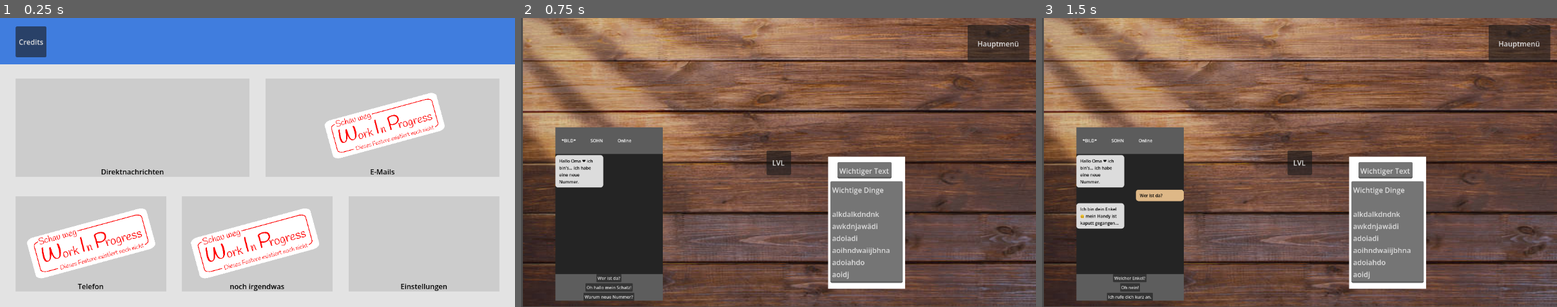
Above: before the commit, frames 1-3 (left to right).
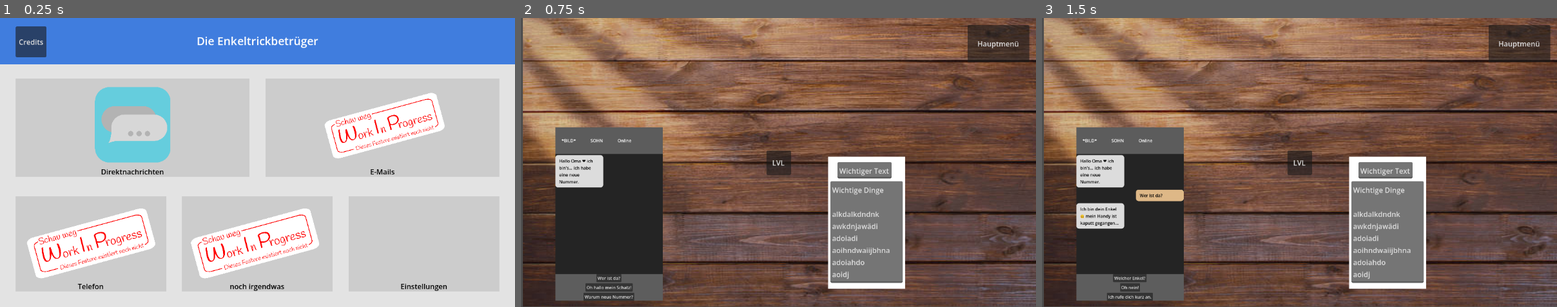
Above: after the commit, the same moments.

Repository: EgmundEGG/Enkeltrickbetr-ger-Spiel
Game: Godot game, scene res://Scenes/MainMenu.tscn
Two runs of this game, one before a commit and one after it. Both use one fixed random seed, a clock stepped at 60 frames per second and the inputs below.
Inputs:
- Up to frame 1 (0.25 s): no input
- Up to frame 2 (0.75 s): click "Direktnachrichten" at 0.5 s
- Up to frame 3 (1.5 s): click "Wer ist da?" at 1.25 s

The runs differ from the first frame. In frame 1, 3.2% of the frame differs, in the area x 18-62%, y 6-51%; in frame 2, nothing differs; in frame 3, nothing differs.

Commit message:
Hinzufügen erstes Icon
Direktnachrichten Icon

Diff:
--- a/enkeltrick-betrug/Scenes/MainMenu.tscn
+++ b/enkeltrick-betrug/Scenes/MainMenu.tscn
@@ -1,6 +1,7 @@
 [gd_scene format=3 uid="uid://c4owf0cu5p2fy"]
 
 [ext_resource type="Script" uid="uid://6leggv6jfhv5" path="res://MainMenu/Scripts/MenuButton.gd" id="1_tt5f1"]
+[ext_resource type="Texture2D" uid="uid://cdks6d51wqouh" path="res://MainMenu/Design/messages.png" id="2_8saeu"]
 [ext_resource type="Texture2D" uid="uid://cji01boiwdh2k" path="res://MainMenu/Design/WIPicon.png" id="2_853f1"]
 
 [sub_resource type="StyleBoxFlat" id="StyleBoxFlat_kjwba"]
@@ -28,13 +29,38 @@
 grow_vertical = 2
 color = Color(0.89, 0.89, 0.89, 1)
 
-[node name="ColorRect" type="ColorRect" parent="." unique_id=1672001294]
+[node name="Topbar" type="ColorRect" parent="." unique_id=1672001294]
 layout_mode = 1
 anchors_preset = 10
 anchor_right = 1.0
 offset_bottom = 104.0
 grow_horizontal = 2
 color = Color(0.25065494, 0.49176848, 0.87110835, 1)
+
+[node name="Credits" type="Button" parent="Topbar" unique_id=1029023818]
+layout_mode = 1
+anchors_preset = -1
+anchor_right = 1.0
+anchor_bottom = 1.0
+offset_left = 35.0
+offset_top = 19.0
+offset_right = -1048.0
+offset_bottom = -16.0
+text = "Credits"
+script = ExtResource("1_tt5f1")
+SceneName = "Credits"
+
+[node name="Title" type="Label" parent="Topbar" unique_id=2126240918]
+layout_mode = 1
+anchors_preset = 15
+anchor_right = 1.0
+anchor_bottom = 1.0
+offset_left = 372.0
+offset_right = -372.0
+theme_override_font_sizes/font_size = 25
+text = "Die Enkeltrickbetrüger"
+horizontal_alignment = 1
+vertical_alignment = 1
 
 [node name="TopLeft" type="Button" parent="." unique_id=970217607]
 layout_mode = 1
@@ -66,6 +92,20 @@
 horizontal_alignment = 1
 vertical_alignment = 2
 
+[node name="MessageIcon" type="TextureRect" parent="TopLeft" unique_id=1105660392]
+layout_mode = 1
+anchors_preset = 15
+anchor_right = 1.0
+anchor_bottom = 1.0
+offset_top = 19.0
+offset_right = 0.5
+offset_bottom = -32.0
+grow_horizontal = 2
+grow_vertical = 2
+texture = ExtResource("2_8saeu")
+expand_mode = 1
+stretch_mode = 5
+
 [node name="TopRight" type="Button" parent="." unique_id=507183231]
 layout_mode = 1
 anchors_preset = -1
@@ -235,16 +275,3 @@
 text = "Einstellungen"
 horizontal_alignment = 1
 vertical_alignment = 2
-
-[node name="Credits" type="Button" parent="." unique_id=1029023818]
-layout_mode = 1
-anchors_preset = -1
-anchor_right = 1.0
-anchor_bottom = 0.16000001
-offset_left = 35.0
-offset_top = 19.0
-offset_right = -1048.0
-offset_bottom = -15.680008
-text = "Credits"
-script = ExtResource("1_tt5f1")
-SceneName = "Credits"
Binary file added: enkeltrick-betrug/MainMenu/Design/messages.png
Not shown, added: enkeltrick-betrug/MainMenu/Design/messages.png.import
